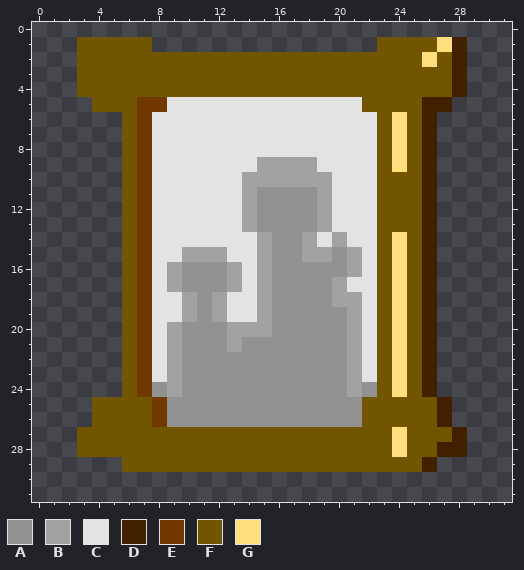
Pixel-art sprite -- Assets/Resources/Sprites/Items/family_portrait.png. The picture above is the old version.
The file is 32x32 pixels.
Palette (. is transparent): A #929292  B #a2a2a2  C #e3e3e3  D #412000  E #713800  F #715500  G #ffdf7d
Pixels before, first column x 3:
 1 FFFFF...............FFFFGD
 2 FFFFFFFFFFFFFFFFFFFFFFFGFD
 3 FFFFFFFFFFFFFFFFFFFFFFFFFD
 4 FFFFFFFFFFFFFFFFFFFFFFFFFD
 5 .FFFEECCCCCCCCCCCCCFFFFDD.
 6 ...FECCCCCCCCCCCCCCCFGFD..
 7 ...FECCCCCCCCCCCCCCCFGFD..
 8 ...FECCCCCCCCCCCCCCCFGFD..
 9 ...FECCCCCCCBBBBCCCCFGFD..
10 ...FECCCCCCBBBBBBCCCFFFD..
11 ...FECCCCCCBAAAABCCCFFFD..
12 ...FECCCCCCBAAAABCCCFFFD..
13 ...FECCCCCCBAAAABCCCFFFD..
14 ...FECCCCCCCBAABCBCCFGFD..
15 ...FECCBBBCCBAABBABCFGFD..
16 ...FECBAAABCBAAAAABCFGFD..
17 ...FECBAAABCBAAAABCCFGFD..
18 ...FECCBABCCBAAAABBCFGFD..
19 ...FECCBABCCBAAAAABCFGFD..
20 ...FECBAAABBBAAAAABCFGFD..
21 ...FECBAAABAAAAAAABCFGFD..
22 ...FECBAAAAAAAAAAABCFGFD..
23 ...FECBAAAAAAAAAAABCFGFD..
24 ...FEABAAAAAAAAAAABAFGFD..
25 .FFFFEAAAAAAAAAAAAAFFFFFD.
26 .FFFFEAAAAAAAAAAAAAFFFFFD.
27 FFFFFFFFFFFFFFFFFFFFFGFFFD
28 FFFFFFFFFFFFFFFFFFFFFGFFDD
29 ...FFFFFFFFFFFFFFFFFFFFD..
Now the later version:
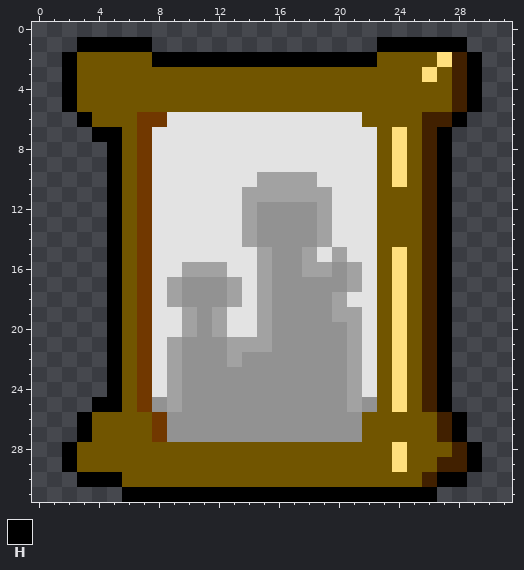
Colours new in this view: H #000000
Change:
y 1: x 3..7 FFFFF -> HHHHH; x 23..28 FFFFGD -> HHHHHH
y 2: x 2 . -> H; x 8..22 FFFFFFFFFFFFFFF -> HHHHHHHHHHHHHHH; x 26..27 GF -> FG; x 29 . -> H
y 3: x 2 . -> H; x 26 F -> G; x 29 . -> H
y 4: x 2 . -> H; x 29 . -> H
y 5: x 2..3 .. -> HF; x 7..21 EECCCCCCCCCCCCC -> FFFFFFFFFFFFFFF; x 26..29 DD.. -> FFDH
y 6: x 3..5 ... -> HFF; x 8 C -> E; x 22 C -> F; x 24 G -> F; x 27..28 .. -> DH
y 7: x 4..5 .. -> HH; x 27 . -> H
y 8: x 5 . -> H; x 27 . -> H
y 9: x 5 . -> H; x 15..18 BBBB -> CCCC; x 27 . -> H
y 10: x 5 . -> H; x 14 B -> C; x 19 B -> C; x 24 F -> G; x 27 . -> H
y 11: x 5 . -> H; x 15..18 AAAA -> BBBB; x 27 . -> H
y 12..13: x 5 . -> H; x 27 . -> H
y 14: x 5 . -> H; x 14..15 CB -> BA; x 18..20 BCB -> ABC; x 24 G -> F; x 27 . -> H
y 15: x 5 . -> H; x 10..12 BBB -> CCC; x 19..21 BAB -> CBC; x 27 . -> H
y 16: x 5 . -> H; x 9..13 BAAAB -> CBBBC; x 18..19 AA -> BB; x 27 . -> H
y 17: x 5 . -> H; x 20..21 BC -> AB; x 27 . -> H
y 18: x 5 . -> H; x 9..10 CB -> BA; x 12..13 BC -> AB; x 21 B -> C; x 27 . -> H
y 19: x 5 . -> H; x 20 A -> B; x 27 . -> H
y 20: x 5 . -> H; x 9..10 BA -> CB; x 12..14 ABB -> BCC; x 27 . -> H
y 21: x 5 . -> H; x 14..15 AA -> BB; x 27 . -> H
y 22: x 5 . -> H; x 13 A -> B; x 27 . -> H
y 23: x 5 . -> H; x 27 . -> H
y 24: x 5 . -> H; x 8 A -> C; x 22 A -> C; x 27 . -> H
y 25: x 4..5 FF -> HH; x 7..9 FEA -> EAB; x 21..22 AF -> BA; x 24 F -> G; x 26..27 FD -> DH
y 26: x 3 . -> H; x 28 . -> H
y 27: x 3 F -> H; x 8..21 FFFFFFFFFFFFFF -> EAAAAAAAAAAAAA; x 24 G -> F; x 27..28 FD -> DH
y 28: x 2 . -> H; x 27 D -> F; x 29 . -> H
y 29: x 2..5 .... -> HFFF; x 24 F -> G; x 26..29 D... -> FDDH
y 30: x 3..28 .......................... -> HHHFFFFFFFFFFFFFFFFFFFFDHH
y 31: x 6..26 ..................... -> HHHHHHHHHHHHHHHHHHHHH
